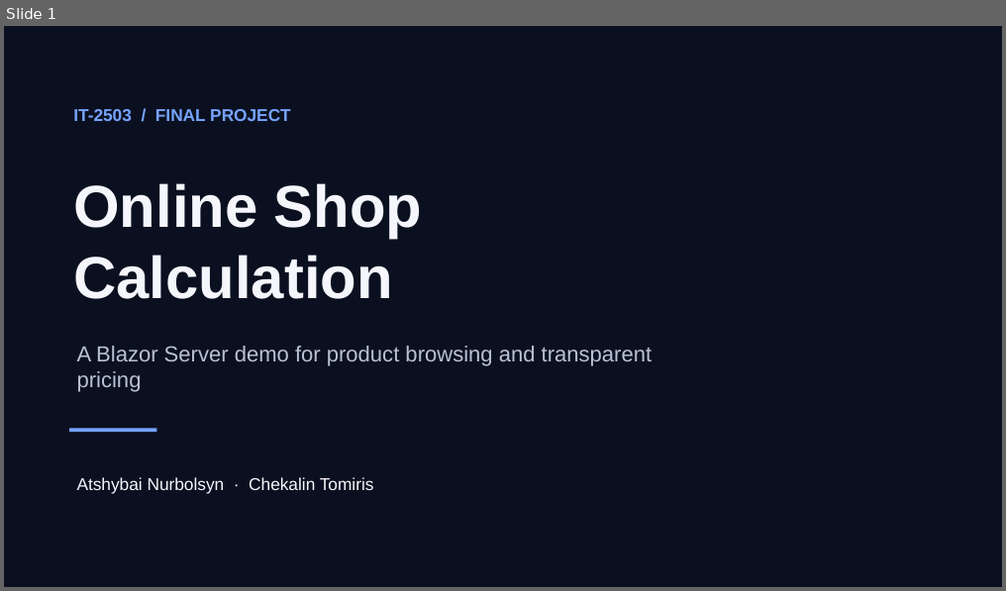
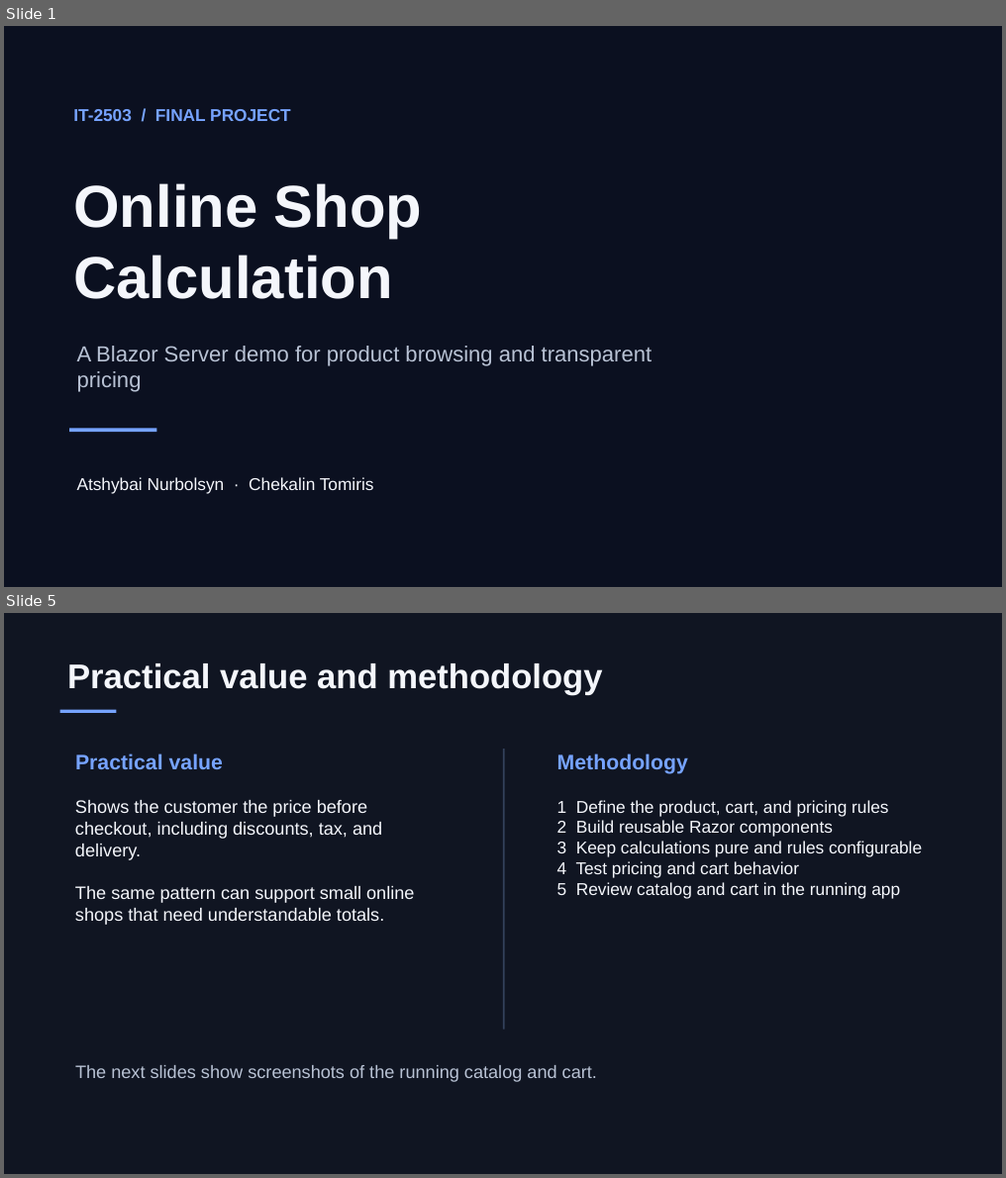
Before and after one commit to nurbolsyna2-prog/IFT_-FINAL_IT2503, a slide deck: presentation/Online-Shop-Calculation-Defense.pptx. Shown one above the other, each under a label of ours: slide 1 before the commit, slides 1 and 5 after it; the slides between them are not shown. The pictures are 1006x591 and 1006x1178 pixels, drawn with LibreOffice and Linux fonts; fonts in the diff are those of the drawing. Boxes give left, top, right and bottom in pixels: in the first picture for what was removed or moved away, otherwise in the second. Text is boxed around its words. In the diff, an @@ line names an element or a change of style, - is before the commit and + after.

```diff
--- a/presentation/Online-Shop-Calculation-Defense.pptx
+++ b/presentation/Online-Shop-Calculation-Defense.pptx
@@ slide 5 added at [4,613,1002,1174], background #101522 @@
@@ text added at [67,663,602,695], 33 pt, text #F4F6FB, bold @@
+Practical value and methodology
@@ rectangle added at [60,710,116,713], fill #76A3FF @@
@@ text added at [75,754,223,769], 20.2 pt, text #76A3FF, bold @@
+Practical value
@@ rectangle added at [503,749,505,1029], fill #33415B @@
@@ text added at [557,754,688,774], 20.2 pt, text #76A3FF, bold @@
+Methodology
@@ text added at [75,800,414,925], 17.2 pt, text #F4F6FB @@
+Shows the customer the price before checkout, including discounts, tax, and delivery.
+The same pattern can support small online shops that need understandable totals.
@@ text added at [557,800,922,899], 16.5 pt, text #F4F6FB @@
+1 Define the product, cart, and pricing rules
+2 Build reusable Razor components
+3 Keep calculations pure and rules configurable
+4 Test pricing and cart behavior
+5 Review catalog and cart in the running app
@@ text added at [75,1065,597,1082], 17.2 pt, text #B8C2D4 @@
+The next slides show screenshots of the running catalog and cart.
```
Also in this commit, not shown: 1 slide changed, 3 other slides added, 1 slide removed, 1 other file.
